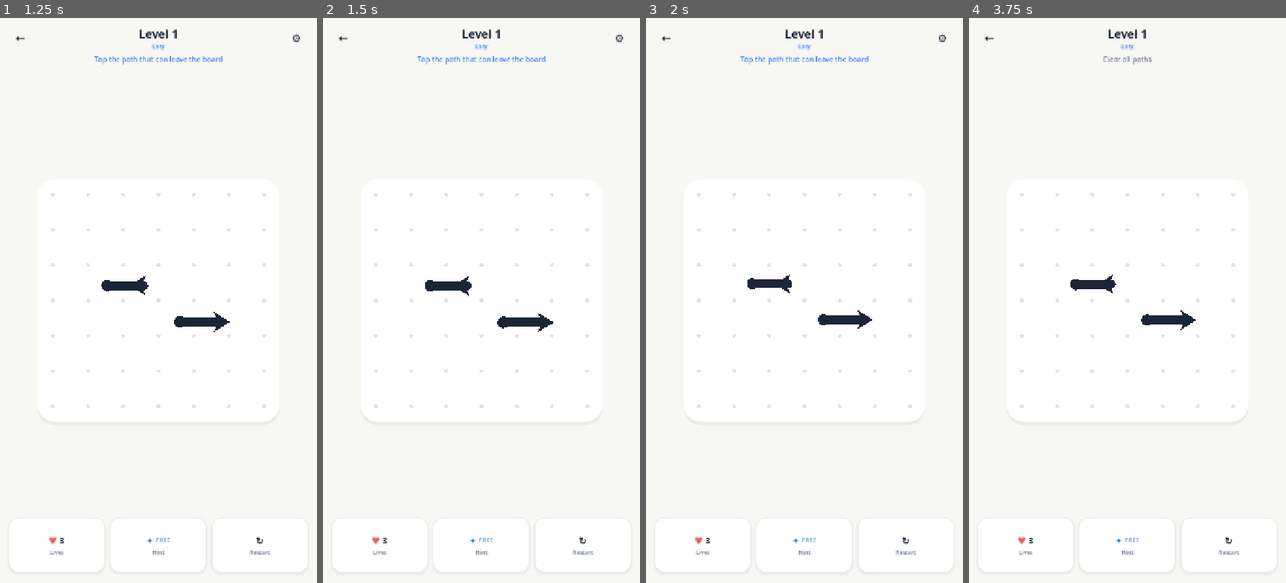
Above: before the commit, frames 1-4 (left to right).
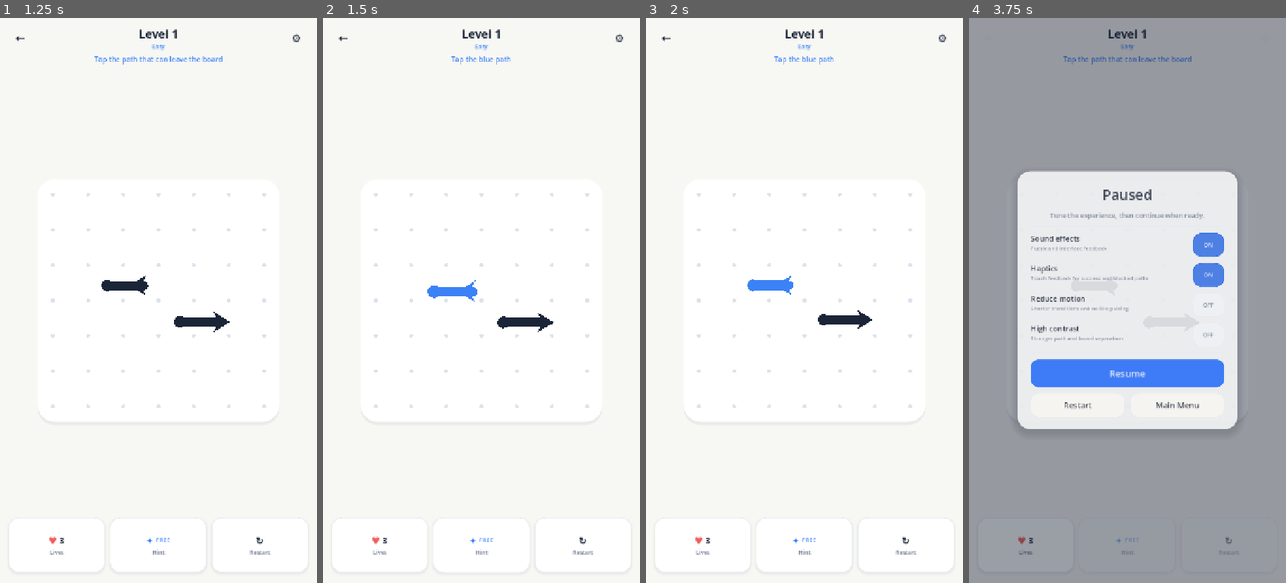
Above: after the commit, the same moments.

Repository: arvindgaikwad/Pathbreak
Game: Godot game, scene res://scenes/MainMenu.tscn
Two runs of this game, one before a commit and one after it. Both use one fixed random seed, a clock stepped at 60 frames per second and the inputs below.
Inputs (mouse positions are in pixels of both pictures, inside the frame that each line leads up to):
- Up to frame 1 (1.25 s): click "Start" at 0.5 s
- Up to frame 2 (1.5 s): click (481, 543) at 1.27 s
- Up to frame 3 (2 s): no input
- Up to frame 4 (3.75 s): click "←" at 2 s; click (1127, 317) at 2.75 s, where only the run after the commit has a clickable "Start"; click "⚙" at 3.5 s

Frame 1 is identical in both runs. In frame 2, 0.7% of the frame differs, in the area x 29-71%, y 6-95%; in frame 3, 0.5%; in frame 4, 75%, in the area x 0-100%, y 0-100%.
Error before the commit: Invalid access to property or key 'pressed' on a base object of type 'null instance'. (res://scripts/ui/hud.gd:35)

Commit message:
Add reliable button hit targets to HUD cards

Diff:
--- a/scenes/game/hud.tscn
+++ b/scenes/game/hud.tscn
@@ -113,22 +113,26 @@
 
 [node name="VBox" type="VBoxContainer" parent="BottomBar/Margin/HBox/LivesCard"]
 layout_mode = 2
+mouse_filter = 2
 theme_override_constants/separation = 3
 alignment = 1
 
 [node name="IconBox" type="HBoxContainer" parent="BottomBar/Margin/HBox/LivesCard/VBox"]
 layout_mode = 2
+mouse_filter = 2
 theme_override_constants/separation = 5
 alignment = 1
 
 [node name="HeartIcon" type="Label" parent="BottomBar/Margin/HBox/LivesCard/VBox/IconBox"]
 layout_mode = 2
+mouse_filter = 2
 theme_override_colors/font_color = Color(0.937, 0.357, 0.357, 1)
 theme_override_font_sizes/font_size = 22
 text = "♥"
 
 [node name="CountLabel" type="Label" parent="BottomBar/Margin/HBox/LivesCard/VBox/IconBox"]
 layout_mode = 2
+mouse_filter = 2
 theme_override_colors/font_color = Color(0.106, 0.145, 0.22, 1)
 theme_override_font_sizes/font_size = 20
 theme_override_fonts/font = ExtResource("2_1")
@@ -136,6 +140,7 @@
 
 [node name="TitleLabel" type="Label" parent="BottomBar/Margin/HBox/LivesCard/VBox"]
 layout_mode = 2
+mouse_filter = 2
 theme_override_colors/font_color = Color(0.443, 0.49, 0.576, 1)
 theme_override_font_sizes/font_size = 13
 text = "Lives"
@@ -145,50 +150,63 @@
 custom_minimum_size = Vector2(112, 88)
 layout_mode = 2
 size_flags_horizontal = 3
-mouse_filter = 0
+mouse_filter = 2
 
 [node name="VBox" type="VBoxContainer" parent="BottomBar/Margin/HBox/HintCard"]
 layout_mode = 2
+mouse_filter = 2
 theme_override_constants/separation = 3
 alignment = 1
 
 [node name="IconBox" type="HBoxContainer" parent="BottomBar/Margin/HBox/HintCard/VBox"]
 layout_mode = 2
+mouse_filter = 2
 theme_override_constants/separation = 5
 alignment = 1
 
 [node name="HintIcon" type="Label" parent="BottomBar/Margin/HBox/HintCard/VBox/IconBox"]
 layout_mode = 2
+mouse_filter = 2
 theme_override_colors/font_color = Color(0.231, 0.51, 0.965, 1)
 theme_override_font_sizes/font_size = 22
 text = "✦"
 
 [node name="BadgeLabel" type="Label" parent="BottomBar/Margin/HBox/HintCard/VBox/IconBox"]
 layout_mode = 2
+mouse_filter = 2
 theme_override_colors/font_color = Color(0.231, 0.51, 0.965, 1)
 theme_override_font_sizes/font_size = 14
 text = "×5"
 
 [node name="TitleLabel" type="Label" parent="BottomBar/Margin/HBox/HintCard/VBox"]
 layout_mode = 2
+mouse_filter = 2
 theme_override_colors/font_color = Color(0.443, 0.49, 0.576, 1)
 theme_override_font_sizes/font_size = 13
 text = "Hint"
 horizontal_alignment = 1
+
+[node name="ClickTarget" type="Button" parent="BottomBar/Margin/HBox/HintCard"]
+layout_mode = 2
+focus_mode = 0
+flat = true
+mouse_default_cursor_shape = 2
 
 [node name="RestartCard" type="PanelContainer" parent="BottomBar/Margin/HBox"]
 custom_minimum_size = Vector2(112, 88)
 layout_mode = 2
 size_flags_horizontal = 3
-mouse_filter = 0
+mouse_filter = 2
 
 [node name="VBox" type="VBoxContainer" parent="BottomBar/Margin/HBox/RestartCard"]
 layout_mode = 2
+mouse_filter = 2
 theme_override_constants/separation = 3
 alignment = 1
 
 [node name="RestartIcon" type="Label" parent="BottomBar/Margin/HBox/RestartCard/VBox"]
 layout_mode = 2
+mouse_filter = 2
 theme_override_colors/font_color = Color(0.106, 0.145, 0.22, 1)
 theme_override_font_sizes/font_size = 22
 text = "↻"
@@ -196,7 +214,14 @@
 
 [node name="TitleLabel" type="Label" parent="BottomBar/Margin/HBox/RestartCard/VBox"]
 layout_mode = 2
+mouse_filter = 2
 theme_override_colors/font_color = Color(0.443, 0.49, 0.576, 1)
 theme_override_font_sizes/font_size = 13
 text = "Restart"
 horizontal_alignment = 1
+
+[node name="ClickTarget" type="Button" parent="BottomBar/Margin/HBox/RestartCard"]
+layout_mode = 2
+focus_mode = 0
+flat = true
+mouse_default_cursor_shape = 2
